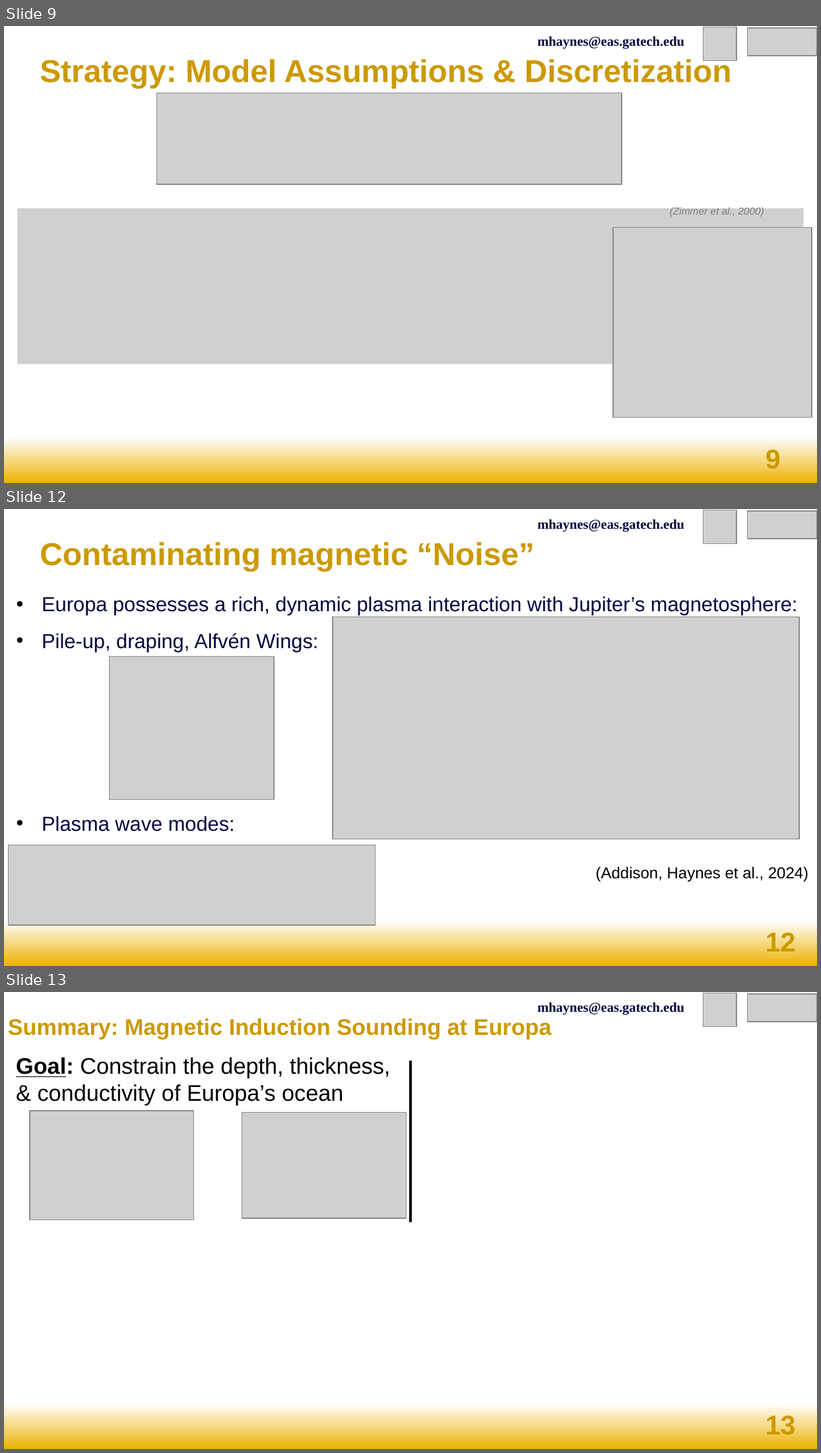
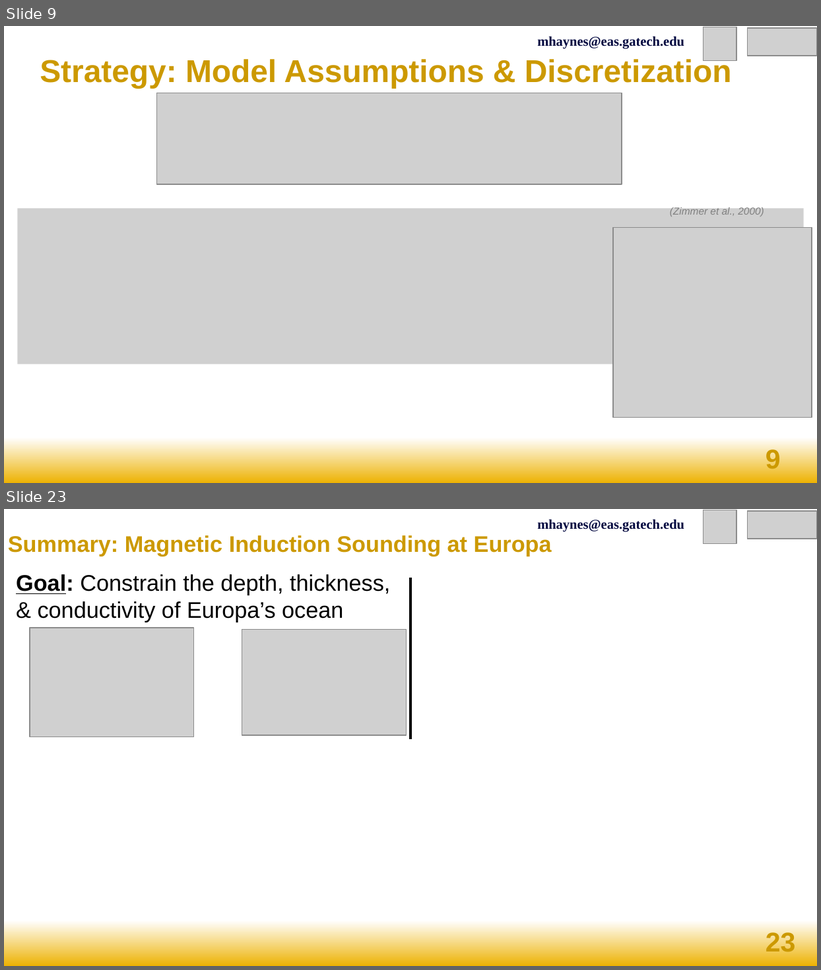
Before and after one commit to mike-haynes2/InverseMethods, a slide deck: Project/final_report/talk/haynes_EAS6134_final_talk.pptx. Shown one above the other, each under a label of ours: slides 9, 12 and 13 before the commit, slides 9 and 23 after it; the slides between them are not shown. The pictures are 821x1453 and 821x970 pixels, drawn with LibreOffice and Linux fonts; fonts in the diff are those of the drawing; grey boxes stand for pictures. Boxes give left, top, right and bottom in pixels: in the first picture for what was removed or moved away, otherwise in the second. Text is boxed around its words. In the diff, an @@ line names an element or a change of style, - is before the commit and + after.

```diff
--- a/Project/final_report/talk/haynes_EAS6134_final_talk.pptx
+++ b/Project/final_report/talk/haynes_EAS6134_final_talk.pptx
@@ slide 12 removed at (4, 509, 817, 966), background gradient #FFFFFF to #EDB203 @@
@@ text removed at (537, 519, 684, 532) @@
-mhaynes@eas.gatech.edu
@@ picture removed at (704, 510, 737, 544) @@
@@ picture removed at (747, 512, 817, 539) @@
@@ title removed at (40, 542, 535, 571) @@
-Contaminating magnetic “Noise”
@@ text removed at (42, 596, 797, 832) @@
-• Europa possesses a rich, dynamic plasma interaction with Jupiter’s magnetosphere:
-• Pile-up, draping, Alfvén Wings:
-• Plasma wave modes:
@@ picture removed at (333, 617, 799, 839) @@
@@ picture removed at (110, 656, 274, 799) @@
@@ picture removed at (8, 846, 375, 925) @@
@@ text removed at (596, 867, 809, 882) @@
-(Addison, Haynes et al., 2024)
@@ page number removed at (766, 930, 796, 952) @@
-12
@@ what was slide 13 is now slide 23 @@
@@ page number at (766, 930, 796, 952): text changed @@
-13
+23
```
Also in this commit, not shown: 4 slides changed, 12 slides added, 1 other slide removed, 5 other files.
